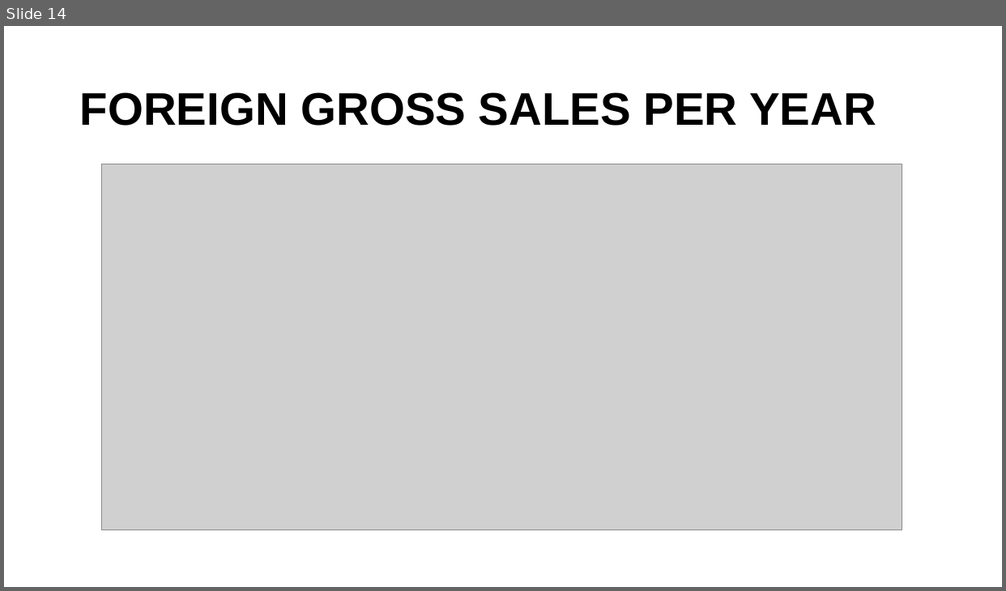
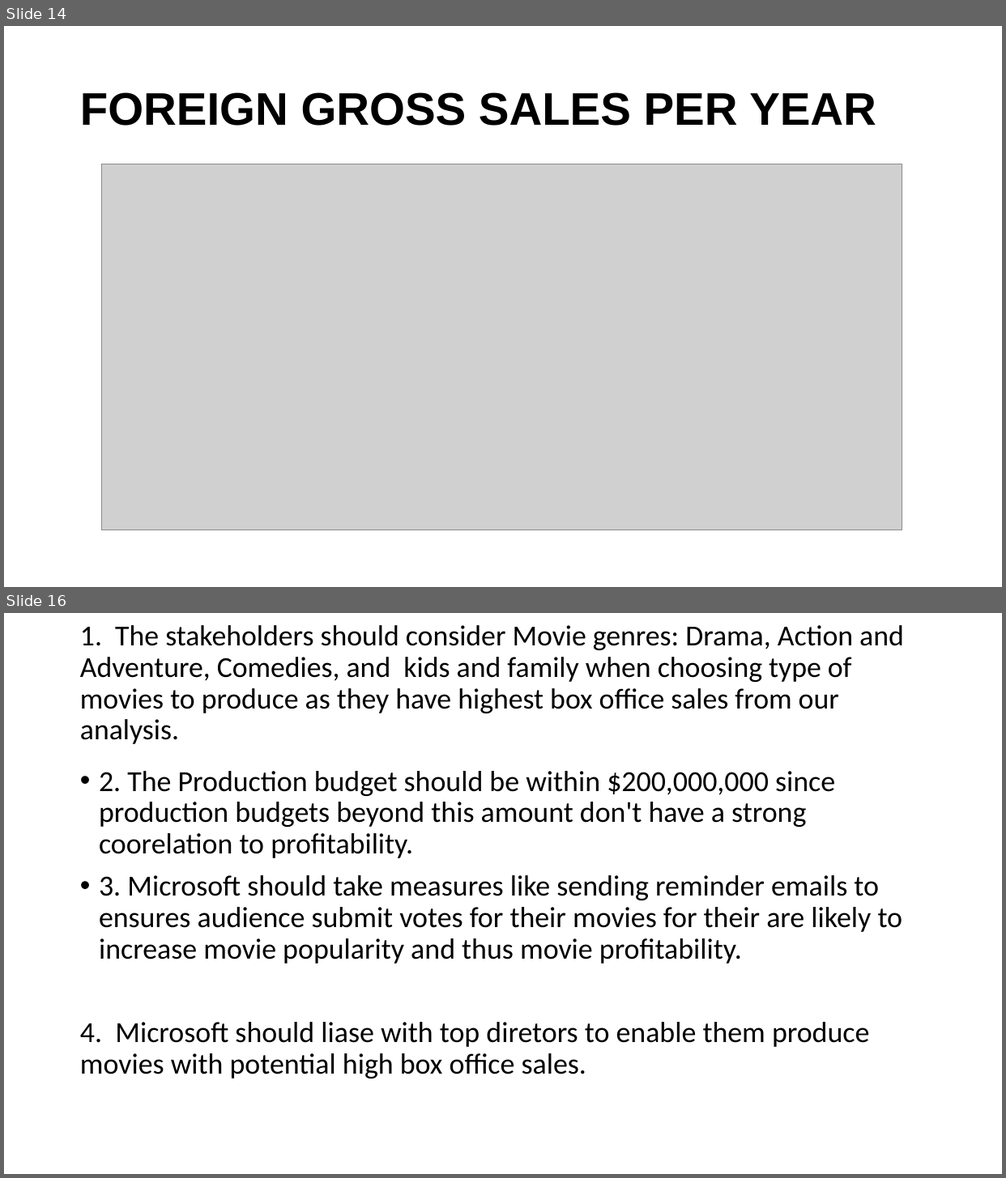
Before and after one commit to ISAACKW/PHASE1_PROJECT, a slide deck: PHASE1PPT.pptx. Shown one above the other, each under a label of ours: slide 14 before the commit, slides 14 and 16 after it; the slides between them are not shown. The pictures are 1006x591 and 1006x1178 pixels, drawn with LibreOffice and Linux fonts; fonts in the diff are those of the drawing; grey boxes stand for pictures. Boxes give left, top, right and bottom in pixels: in the first picture for what was removed or moved away, otherwise in the second. Text is boxed around its words. In the diff, an @@ line names an element or a change of style, - is before the commit and + after.

Commit message:
powerpoint done

```diff
--- a/PHASE1PPT.pptx
+++ b/PHASE1PPT.pptx
@@ slide 16 added at bbox=[4, 613, 1002, 1174], background #FFFFFF @@
@@ title added at bbox=[80, 625, 904, 744], 27.9 pt, text #000000 @@
+1. The stakeholders should consider Movie genres: Drama, Action and Adventure, Comedies, and kids and family when choosing type of movies to produce as they have highest box office sales from our analysis.
@@ text added at bbox=[80, 771, 903, 1079], 28 pt, text #000000 @@
+• 2. The Production budget should be within $200,000,000 since production budgets beyond this amount don't have a strong coorelation to profitability.
+• 3. Microsoft should take measures like sending reminder emails to ensures audience submit votes for their movies for their are likely to increase movie popularity and thus movie profitability.
+4. Microsoft should liase with top diretors to enable them produce movies with potential high box office sales.
```
Also in this commit, not shown: 1 slide changed, 4 other slides added.
